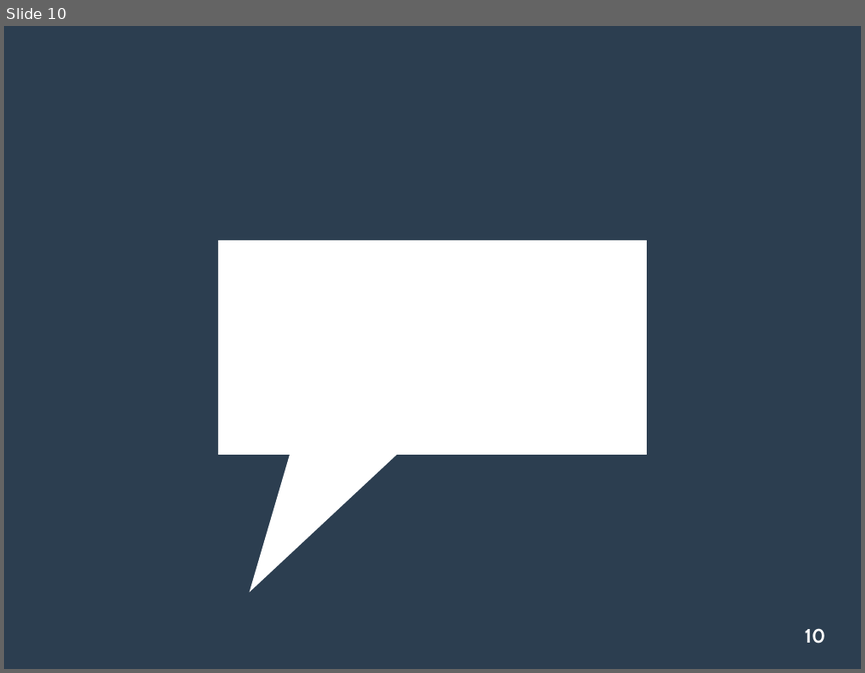
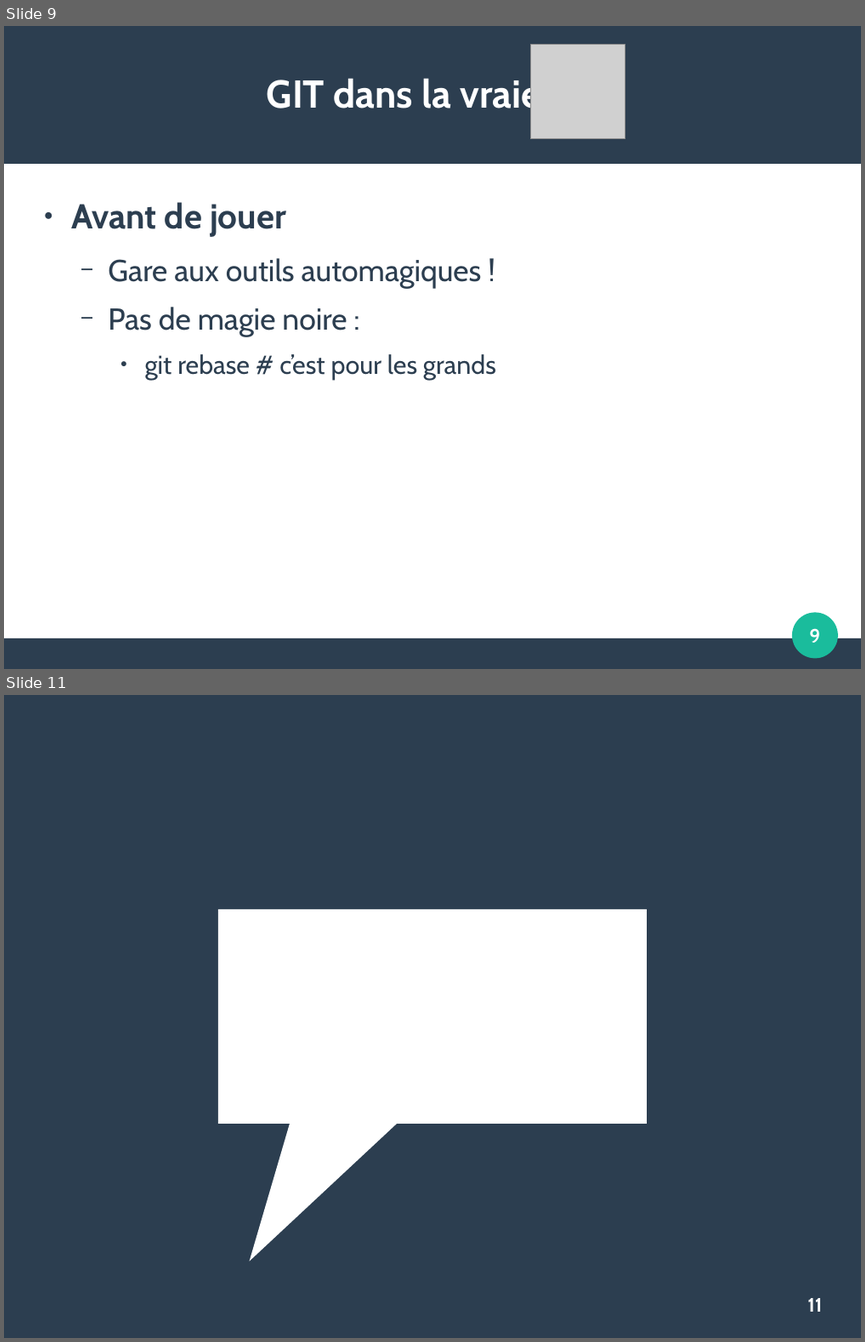
Before and after one commit to FAbOnGitHub/IntroductionGitLab, a slide deck: 20181008_initiation_GitLab_FM.odp. Shown one above the other, each under a label of ours: slide 10 before the commit, slides 9 and 11 after it; the slides between them are not shown. The pictures are 865x673 and 865x1342 pixels, drawn with LibreOffice and Linux fonts; fonts in the diff are those of the drawing; grey boxes stand for pictures; background and template pictures are left out. Boxes give left, top, right and bottom in pixels: in the first picture for what was removed or moved away, otherwise in the second. Text is boxed around its words. In the diff, an @@ line names an element or a change of style, - is before the commit and + after.

```diff
--- a/20181008_initiation_GitLab_FM.odp
+++ b/20181008_initiation_GitLab_FM.odp
@@ slide 9 added at bbox=[4, 26, 861, 669], background #FFFFFF @@
@@ rectangle added at bbox=[4, 26, 861, 164], fill #2C3E50 @@
@@ picture added at bbox=[530, 45, 625, 140] @@
@@ title added at bbox=[267, 74, 540, 117], 36 pt, text #FFFFFF, bold @@
+GIT dans la vraie vie
@@ text added at bbox=[71, 202, 496, 380], 28 pt, text #2C3E50 @@
+● Avant de jouer
+  − Gare aux outils automagiques !
+  − Pas de magie noire :
+    ● git rebase # c’est pour les grands
@@ ellipse added at bbox=[793, 612, 838, 658], fill #1ABC9C @@
@@ page number added at bbox=[809, 628, 820, 642], 18 pt, text #FFFFFF, bold @@
+9
@@ rectangle added at bbox=[4, 638, 861, 669], fill #2C3E50 @@
@@ what was slide 10 is now slide 11 @@
@@ page number at bbox=[807, 1298, 822, 1311]: text changed @@
-10
+11
```
Also in this commit, not shown: 3 slides changed, 1 other slide added, 1 slide removed.
